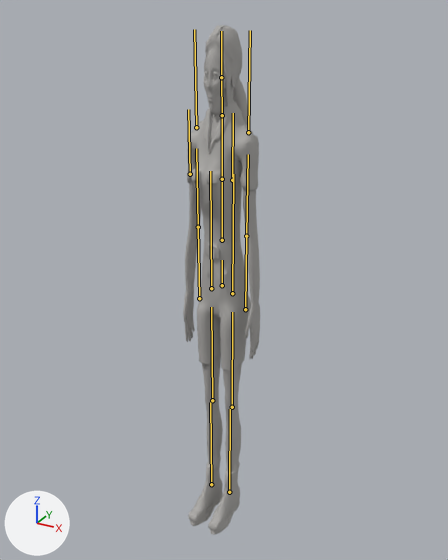
One commit to the glTF model models/keeper/female/keeper_female.glb: the scene before it, then after it.
The view is the same before and after, from a 50 mm lens placed at (1.19, -2.15, 2.01), pointed at (-0.01, 0.04, 0.91). Arrows for +X, +Y and +Z are at lower left; the lights stay in place. The older version comes first. Both versions are drawn at the pose saved in each file; the numbers are the values there. The bones that change, and the others that lie on the model, are drawn over the model as lines.
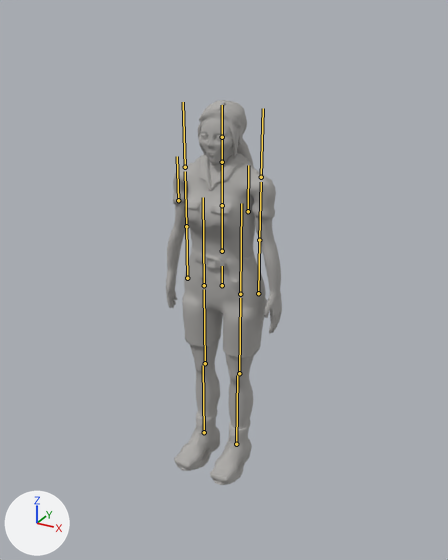
Location of each change, (x1, y1, x2, y2) in pixels of the pictures (448 x 560 px):
'Mesh_0', posed (50% wider, 24% shorter): before (183, 25, 260, 535); after (166, 100, 282, 485)
bone 'hips', root to tip: before (222, 285) to (222, 260); after (222, 285) to (222, 266)
bone 'chest', root to tip: before (222, 179) to (222, 115); after (222, 205) to (222, 162)
bone 'head', root to tip: before (221, 77) to (221, 31); after (222, 137) to (222, 105)
bone 'armUL', root to tip: before (248, 132) to (250, 30); after (261, 177) to (263, 108)
bone 'armLL', root to tip: before (246, 236) to (248, 154); after (259, 240) to (261, 182)
bone 'armUR', root to tip: before (196, 127) to (194, 29); after (185, 167) to (183, 102)
bone 'armLR', root to tip: before (198, 227) to (196, 148); after (186, 226) to (185, 171)
bone 'legUL', root to tip: before (232, 293) to (233, 174); after (240, 294) to (241, 203)
bone 'legLL', root to tip: before (232, 407) to (232, 312); after (239, 373) to (240, 298)
bone 'legUR', root to tip: before (211, 288) to (210, 171); after (204, 285) to (203, 197)
bone 'legLR', root to tip: before (212, 400) to (211, 307); after (205, 363) to (204, 289)

What changed in the scene script:
```text
Change bone_hips:
    where bone_hips = bpy.data.objects['keeper_female_rig'].pose.bones['hips']
    bone_hips.scale: (0.5, 1.31, 0.9) -> (1.0, 1.0, 1.0)
Change bone_chest:
    where bone_chest = bpy.data.objects['keeper_female_rig'].pose.bones['chest']  # child of 'spine'
    bone_chest.scale: (1.18, 1.07, 1.22) -> (1.0, 1.0, 1.0)
Change bone_head:
    where bone_head = bpy.data.objects['keeper_female_rig'].pose.bones['head']  # child of 'neck'
    bone_head.scale: (0.96, 0.96, 0.96) -> (1.0, 1.0, 1.0)
Change bone_armul:
    where bone_armul = bpy.data.objects['keeper_female_rig'].pose.bones['armUL']  # child of 'chest'
    bone_armul.location: (0.02, 0.0, 0.0) -> (0.0, 0.0, 0.0)
Change bone_armll:
    where bone_armll = bpy.data.objects['keeper_female_rig'].pose.bones['armLL']  # child of 'armUL'
    bone_armll.location: (0.0, -0.04, 0.0) -> (0.0, 0.0, 0.0)
Change bone_armur:
    where bone_armur = bpy.data.objects['keeper_female_rig'].pose.bones['armUR']  # child of 'chest'
    bone_armur.location: (-0.02, 0.0, 0.0) -> (0.0, 0.0, 0.0)
Change bone_armlr:
    where bone_armlr = bpy.data.objects['keeper_female_rig'].pose.bones['armLR']  # child of 'armUR'
    bone_armlr.location: (0.0, -0.04, 0.0) -> (0.0, 0.0, 0.0)
Change bone_legul:
    where bone_legul = bpy.data.objects['keeper_female_rig'].pose.bones['legUL']  # child of 'hips'
    bone_legul.location: (0.015, 0.0, 0.0) -> (0.0, 0.0, 0.0)
    bone_legul.scale: (1.04, 1.0, 1.04) -> (1.0, 1.0, 1.0)
Change bone_legll:
    where bone_legll = bpy.data.objects['keeper_female_rig'].pose.bones['legLL']  # child of 'legUL'
    bone_legll.location: (0.0, -0.05, 0.0) -> (0.0, 0.0, 0.0)
Change bone_legur:
    where bone_legur = bpy.data.objects['keeper_female_rig'].pose.bones['legUR']  # child of 'hips'
    bone_legur.location: (-0.015, 0.0, 0.0) -> (0.0, 0.0, 0.0)
    bone_legur.scale: (1.04, 1.0, 1.04) -> (1.0, 1.0, 1.0)
Change bone_leglr:
    where bone_leglr = bpy.data.objects['keeper_female_rig'].pose.bones['legLR']  # child of 'legUR'
    bone_leglr.location: (0.0, -0.05, 0.0) -> (0.0, 0.0, 0.0)
```
